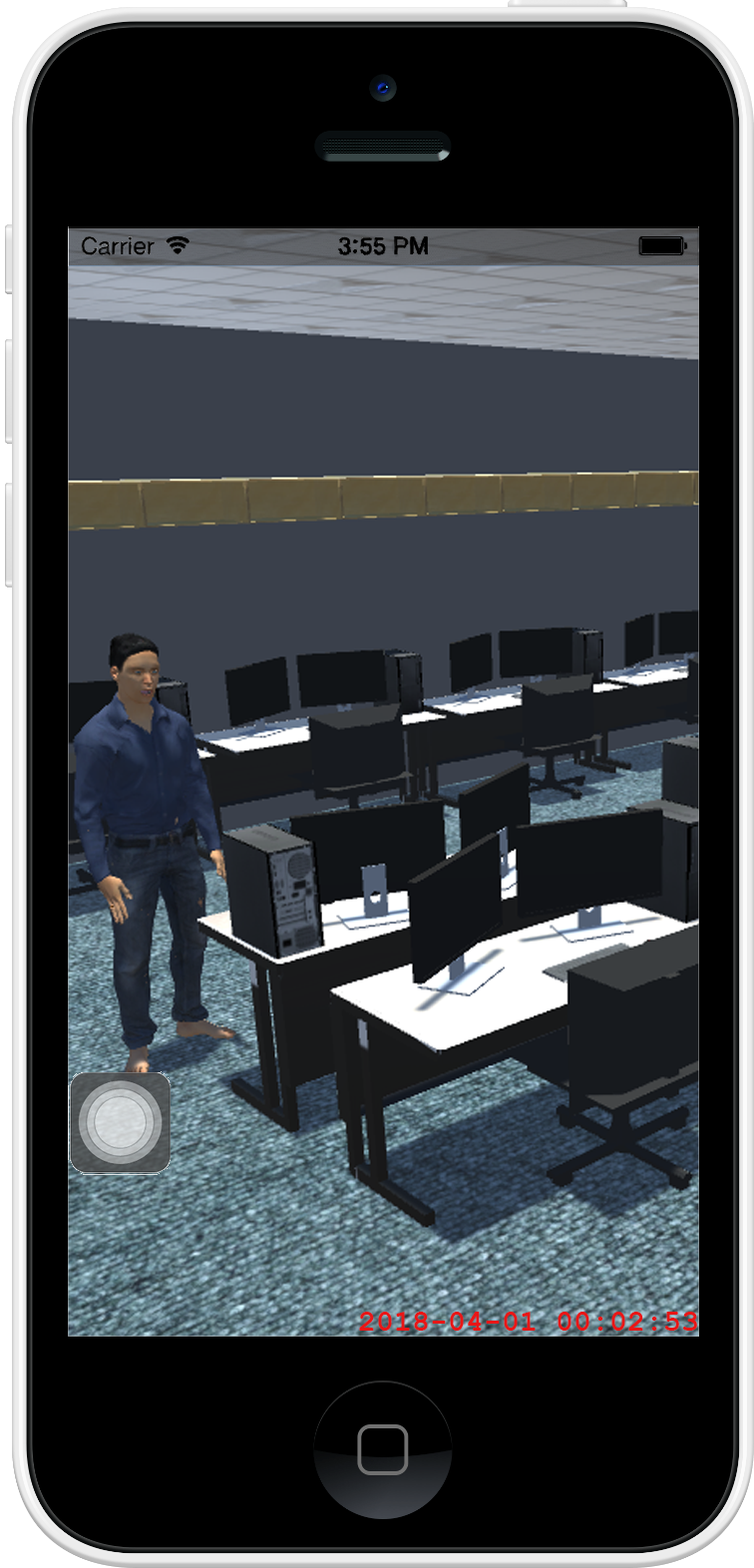
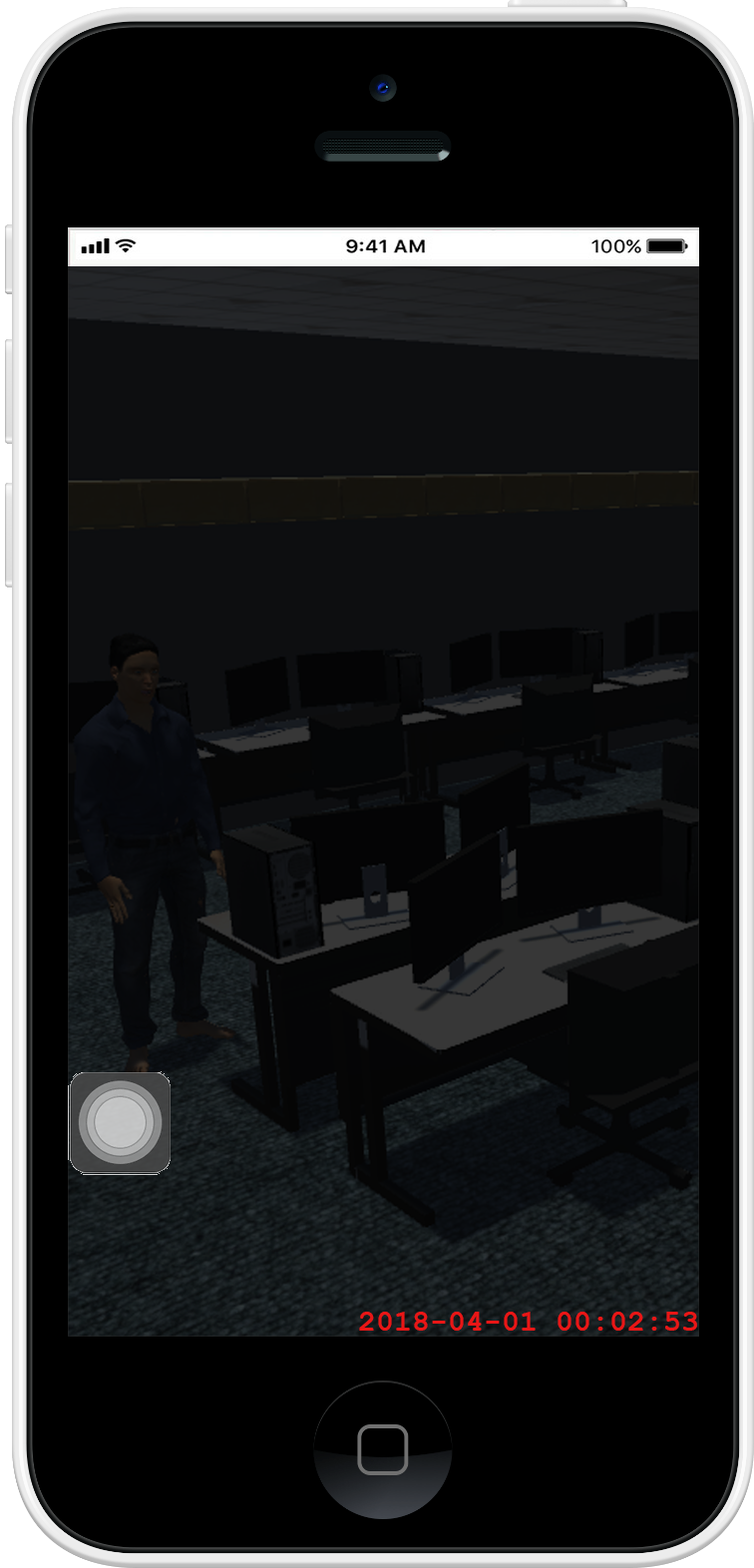
Two versions of the same layered image (754x1568). Layer-by-layer changes:
painted on "Status Bar", unmasked it over <box>67,226,700,268</box>
added layer "Darken" above "Photo" over <box>67,226,700,1337</box>
